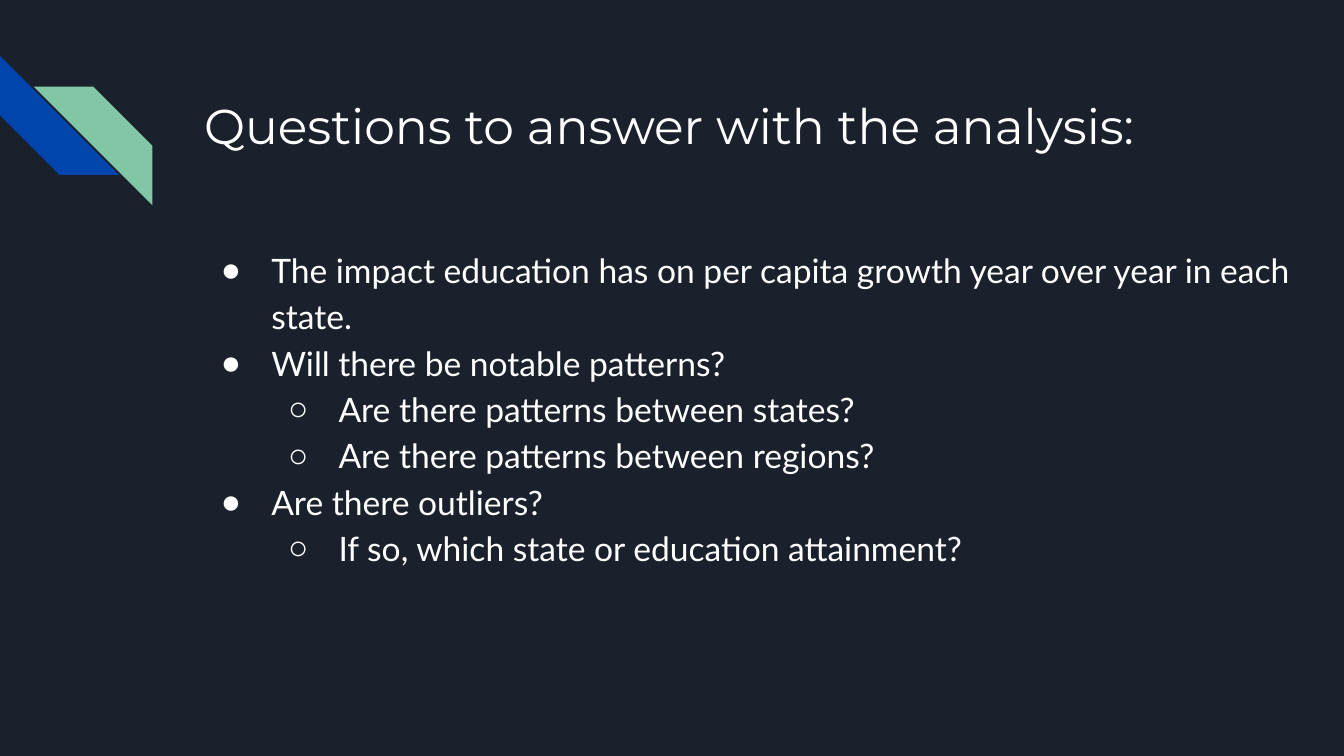
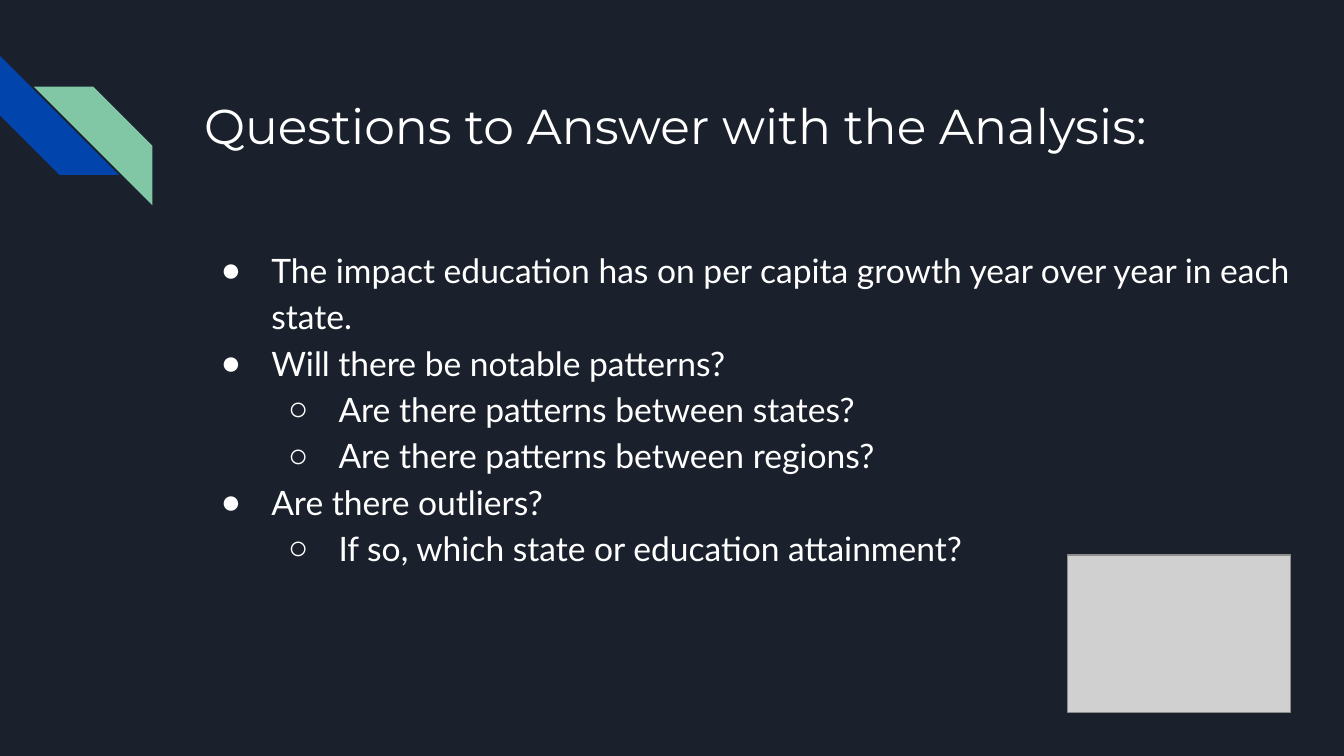
Before and after one commit to VickyCarlson/PCI_Growth, a slide deck: slide 4 of Effect of Educational Attainment on per Capita Growth by State.pptx. Drawn at 1344x756 pixels with LibreOffice and Linux fonts; fonts in the diff are those of the drawing; grey boxes stand for pictures. Boxes give left, top, right and bottom in pixels: in the first picture for what was removed or moved away, otherwise in the second. Text is boxed around its words. In the diff, an @@ line names an element or a change of style, - is before the commit and + after.

```diff
--- a/Effect of Educational Attainment on per Capita Growth by State.pptx
+++ b/Effect of Educational Attainment on per Capita Growth by State.pptx
@@ title at (204, 107, 1146, 154): text changed @@
-Questions to answer with the analysis:
+Questions to Answer with the Analysis:
@@ picture added at (1067, 555, 1290, 712) @@
```
Also in this commit, not shown: 9 other slides changed, 2 slides added, 1 slide removed.
